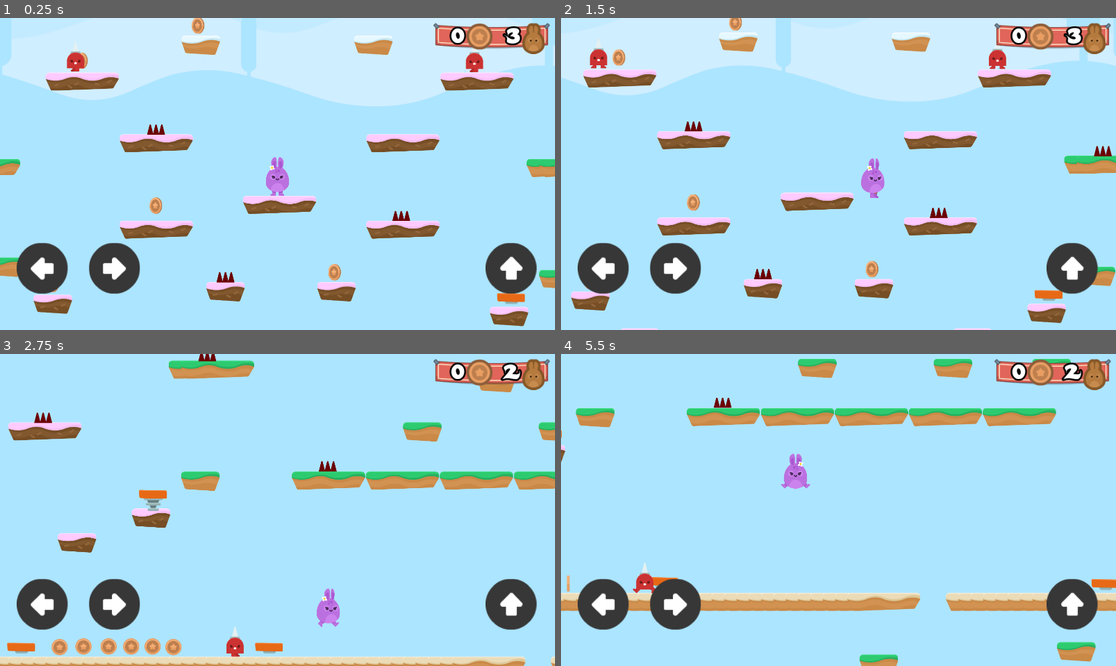
Above: before the commit, frames 1-4 (two rows, left to right).
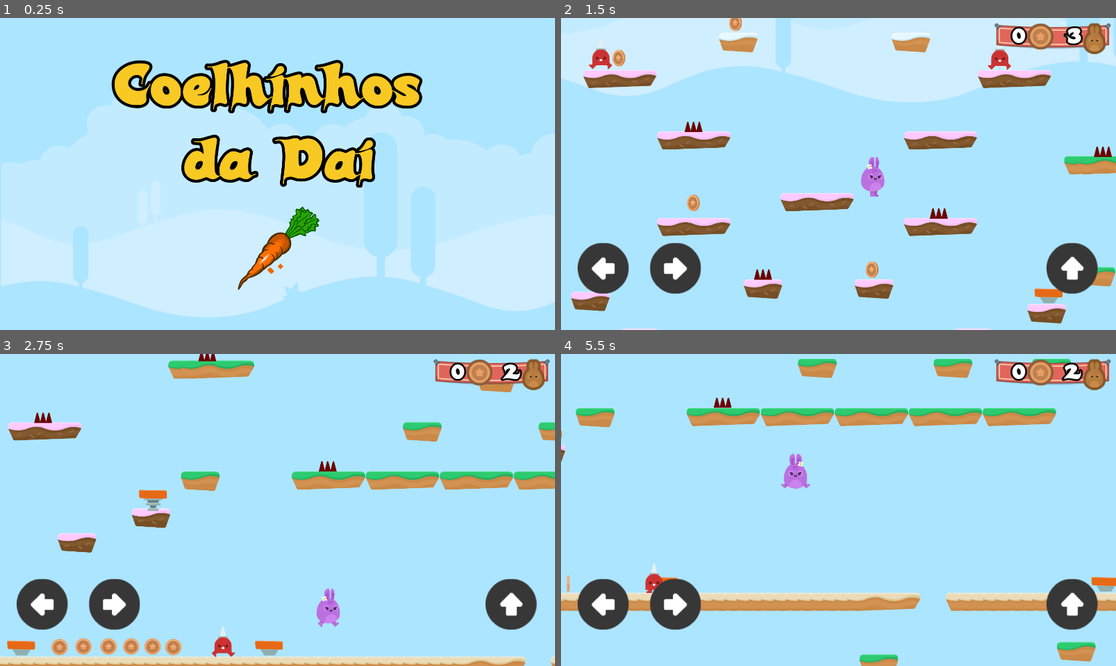
Above: after the commit, the same moments.

Repository: alexandrepeluchi/godot-udemy
Game: Godot game, scene res://Levels/Menu.tscn
Two runs of this game, one before a commit and one after it. Both use one fixed random seed, a clock stepped at 60 frames per second and the inputs below. Before the commit the project starts from res://Levels/Level1.tscn.
Inputs (mouse positions are in pixels of both pictures, inside the frame that each line leads up to):
- Up to frame 1 (0.25 s): no input
- Up to frame 2 (1.5 s): click (838, 248) at 0.52 s; hold D (right) from 1.28 s (still down)
- Up to frame 3 (2.75 s): keep holding D (right); tap W (jump) at 1.52, 2.27 s
- Up to frame 4 (5.5 s): release D (right) at 2.78 s; hold A (left) 2.78-3.53 s; hold D (right) 3.53-5.03 s; tap W (jump) at 3.77, 4.52, 5.27 s; hold A (left) from 5.03 s (still down)

The runs differ from the first frame. In frame 1, 53% of the frame differs, in the area x 0-100%, y 0-99%; in frame 2, 1.8%; in frame 3, 0.5%; in frame 4, 0.3%.

Commit message:
Alterado o level inicial para ser o menu principal

Diff:
--- a/Hoppy Days/project.godot
+++ b/Hoppy Days/project.godot
@@ -16,7 +16,7 @@
 [application]
 
 config/name="Hoppy Days"
-run/main_scene="res://Levels/Level1.tscn"
+run/main_scene="res://Levels/Menu.tscn"
 config/icon="res://icon.png"
 
 [display]
